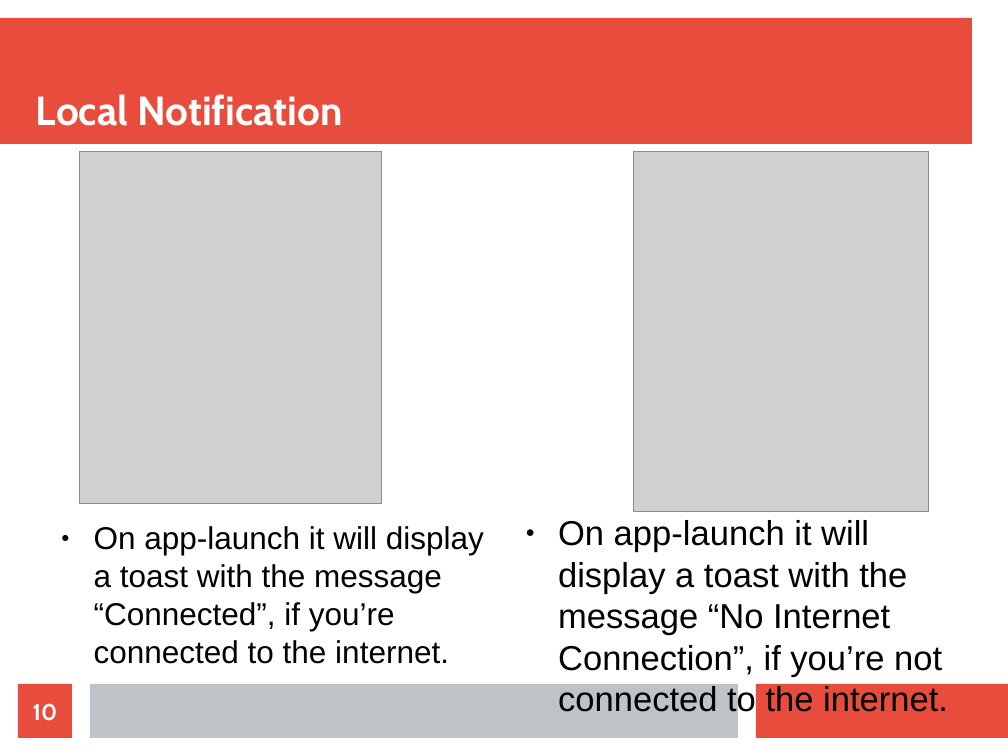
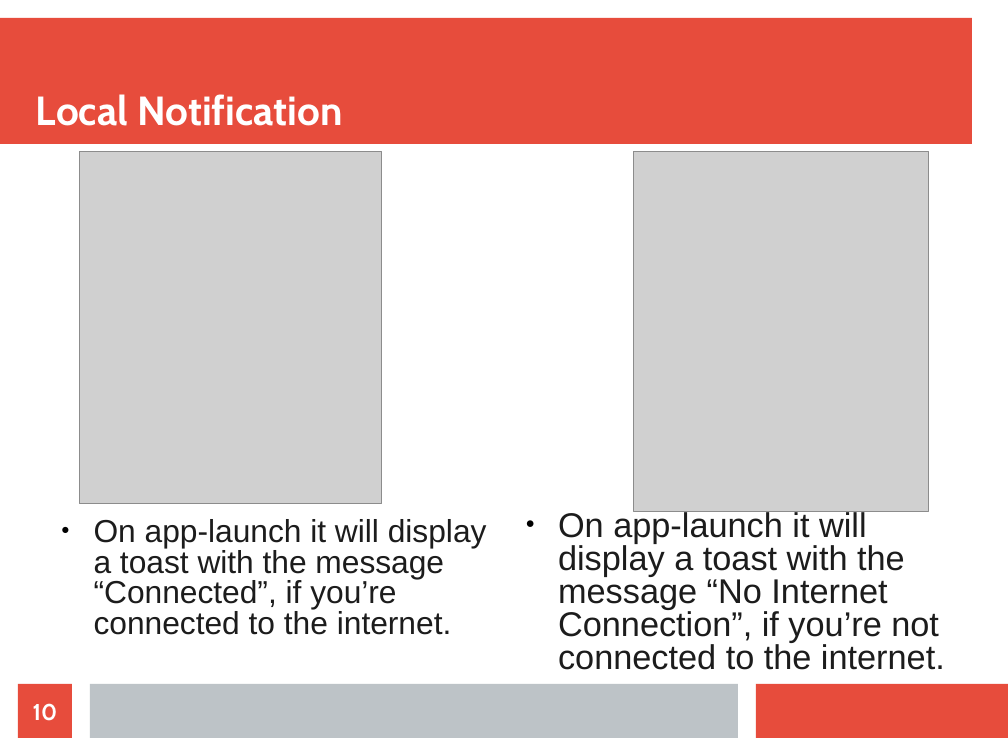
Before and after one commit to TNSelahle/Mouthpiece, a slide deck: slide 10 of Notifications/COS301_Omega_Notifications_Demo2.odp. Drawn at 1008x756 pixels with LibreOffice and Linux fonts; fonts in the diff are those of the drawing; grey boxes stand for pictures. Boxes give left, top, right and bottom in pixels: in the first picture for what was removed or moved away, otherwise in the second. Text is boxed around its words. In the diff, an @@ line names an element or a change of style, - is before the commit and + after.

```diff
--- a/Notifications/COS301_Omega_Notifications_Demo2.odp
+++ b/Notifications/COS301_Omega_Notifications_Demo2.odp
@@ text "On app-launch it will display ..." at (94, 519, 487, 635): size 24.8 to 25 pt, text colour #000000 to #1C1C1C; indent changed; line spacing 1 to 0.8 @@
@@ text "On app-launch it will display ..." at (558, 510, 945, 670): size 27.2 to 27 pt, text colour #000000 to #1C1C1C; indent changed; line spacing 1 to 0.8 @@
```
Also in this commit, not shown: 2 other slides changed, 1 slide added, 1 slide removed.
